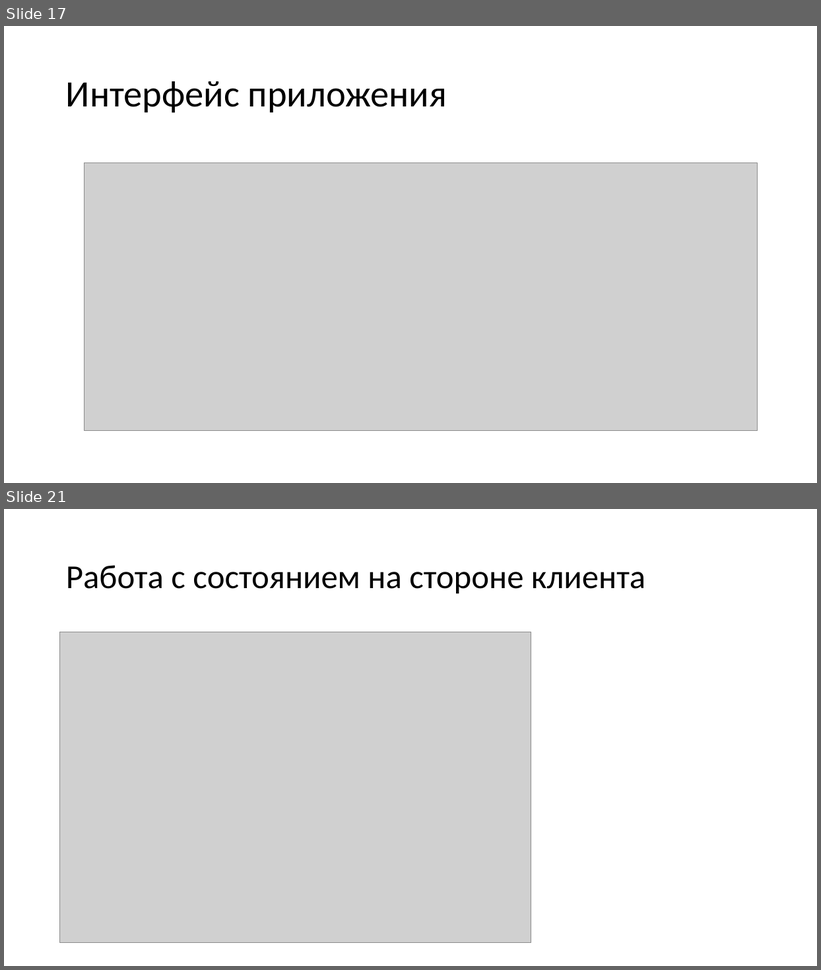
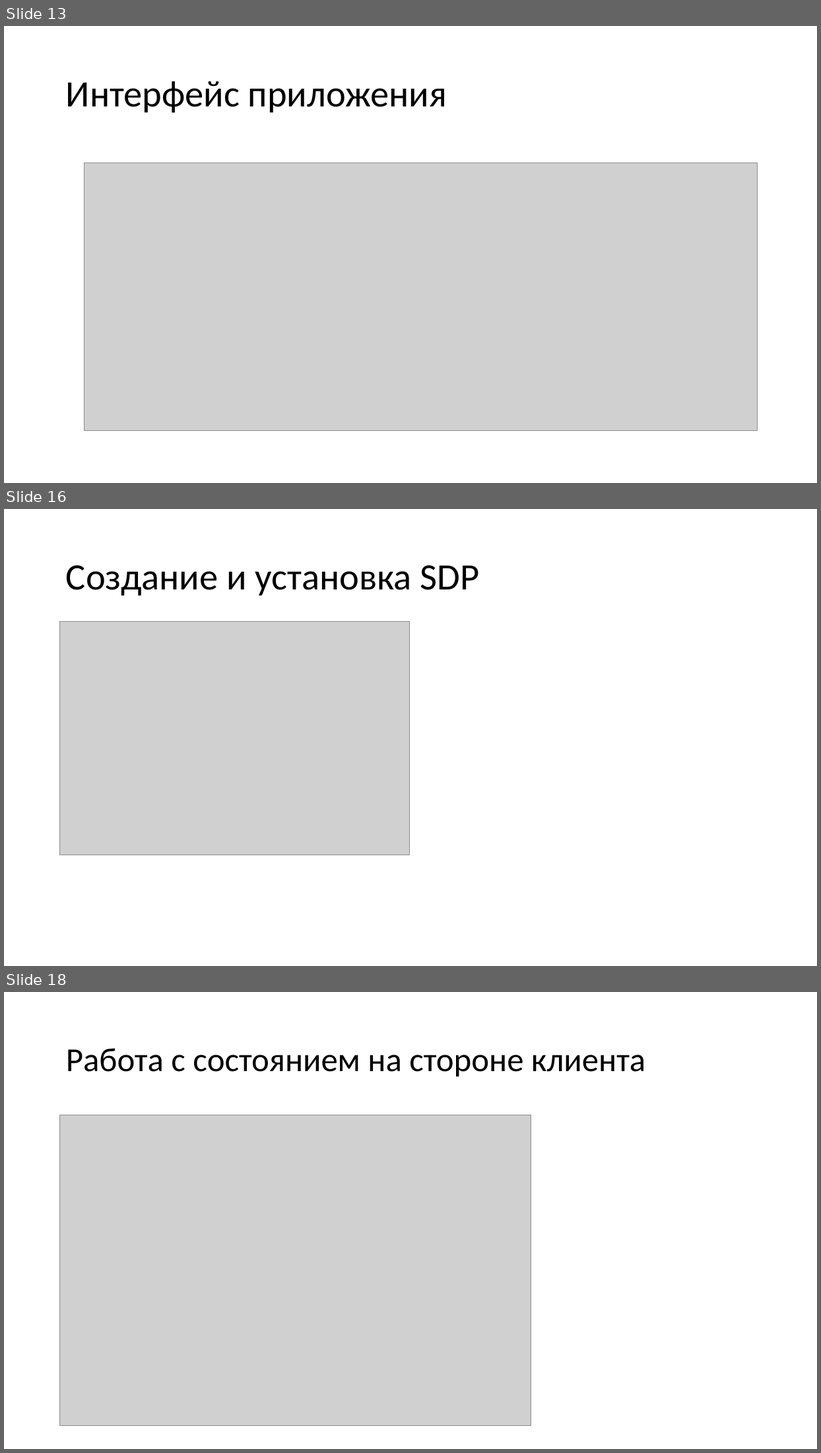
Before and after one commit to vladstarikov88/diploma, a slide deck: presentation.pptx. Shown one above the other, each under a label of ours: slides 17 and 21 before the commit, slides 13, 16 and 18 after it; the slides between them are not shown. The pictures are 821x970 and 821x1453 pixels, drawn with LibreOffice and Linux fonts; fonts in the diff are those of the drawing; grey boxes stand for pictures. Boxes give left, top, right and bottom in pixels: in the first picture for what was removed or moved away, otherwise in the second. Text is boxed around its words. In the diff, an @@ line names an element or a change of style, - is before the commit and + after.

```diff
--- a/presentation.pptx
+++ b/presentation.pptx
@@ slide 16 added at [4,509,817,966], background #FFFFFF @@
@@ title added at [66,565,480,596], 44 pt, text #000000 @@
+Создание и установка SDP
@@ picture added at [60,622,410,855] @@
@@ what was slide 17 is now slide 13 @@
@@ what was slide 21 is now slide 18 @@
```
Also in this commit, not shown: 2 slides changed, 5 other slides added, 8 slides removed, 2 other files.
